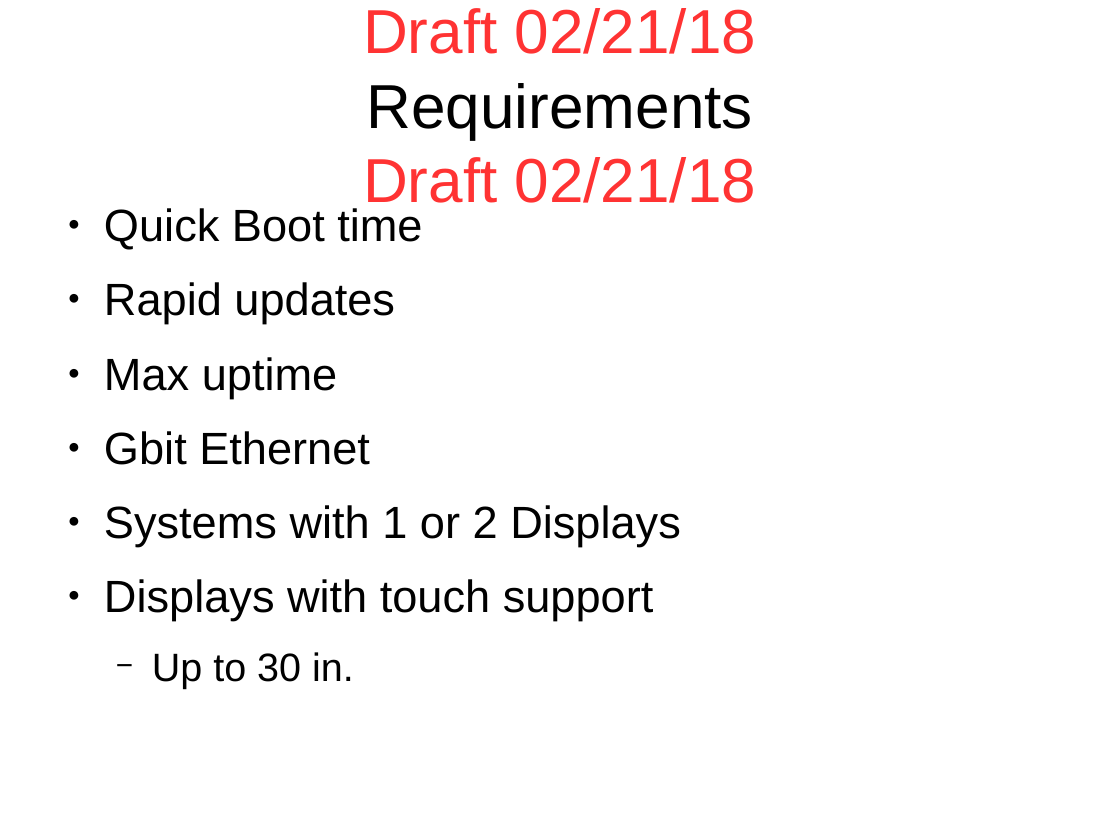
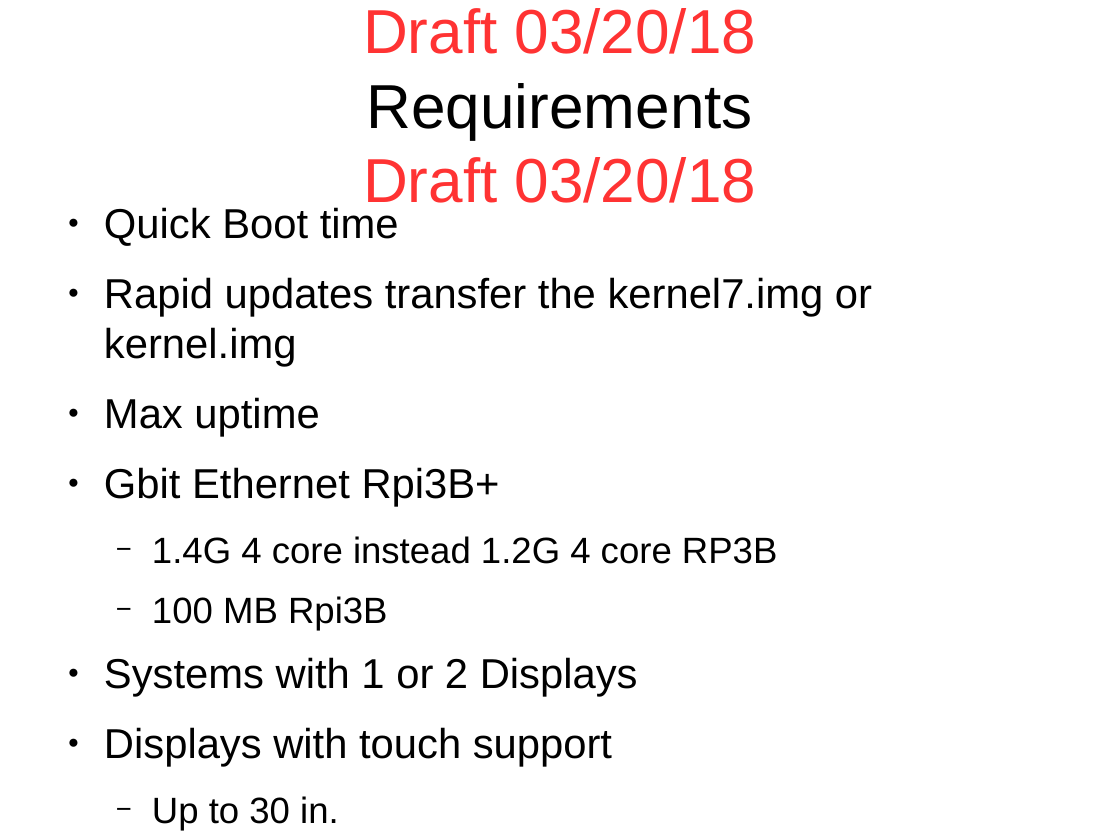
Before and after one commit to develone/raspbian-pi-gen, a slide deck: slide 1 of design.odp. Drawn at 1120x840 pixels with LibreOffice and Linux fonts; fonts in the diff are those of the drawing. Boxes give left, top, right and bottom in pixels: in the first picture for what was removed or moved away, otherwise in the second. Text is boxed around its words. In the diff, an @@ line names an element or a change of style, - is before the commit and + after.

Commit message:
This version built in preparation of new RPi3B+ This is using the latest version of Core 03/19/18 from ultibohub.

```diff
--- a/design.odp
+++ b/design.odp
@@ title at (x1=363, y1=8, x2=756, y2=203): text changed @@
-Draft 02/21/18
-Requirements
-Draft 02/21/18
+Draft 03/20/18
+Requirements
+Draft 03/20/18
@@ text at (x1=104, y1=207, x2=638, y2=831): size 32 to 29.6 pt in "Quick Boot time", "Max uptime", "Systems with 1 or 2 Displays", "Displays with touch support"; size 28 to 25.9 pt in "Up to 30 in." @@
@@ text at (x1=104, y1=277, x2=872, y2=367): text changed; size 32 to 29.6 pt @@
-● Rapid updates
+● Rapid updates transfer the kernel7.img or kernel.img
@@ text at (x1=104, y1=467, x2=777, y2=631): text changed; size 32 to 25.9 pt @@
-● Gbit Ethernet
+● Gbit Ethernet Rpi3B+
+  − 1.4G 4 core instead 1.2G 4 core RP3B
+  − 100 MB Rpi3B
```
Also in this commit, not shown: 4 other slides changed, 4 slides added, 4 other files.
